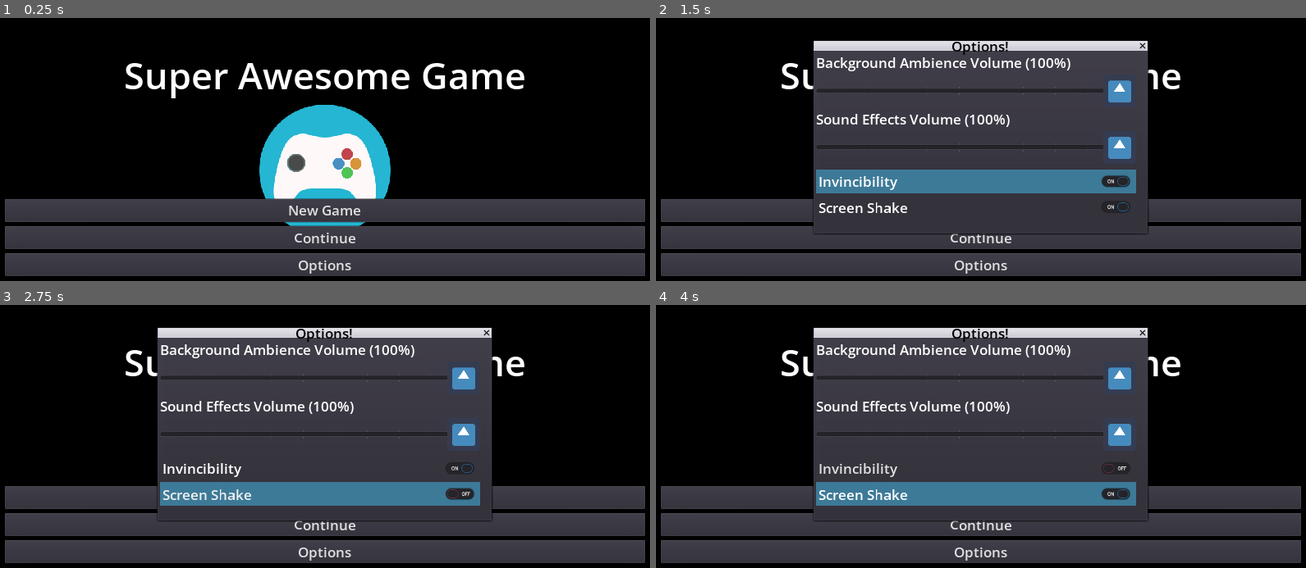
Above: before the commit, frames 1-4 (two rows, left to right).
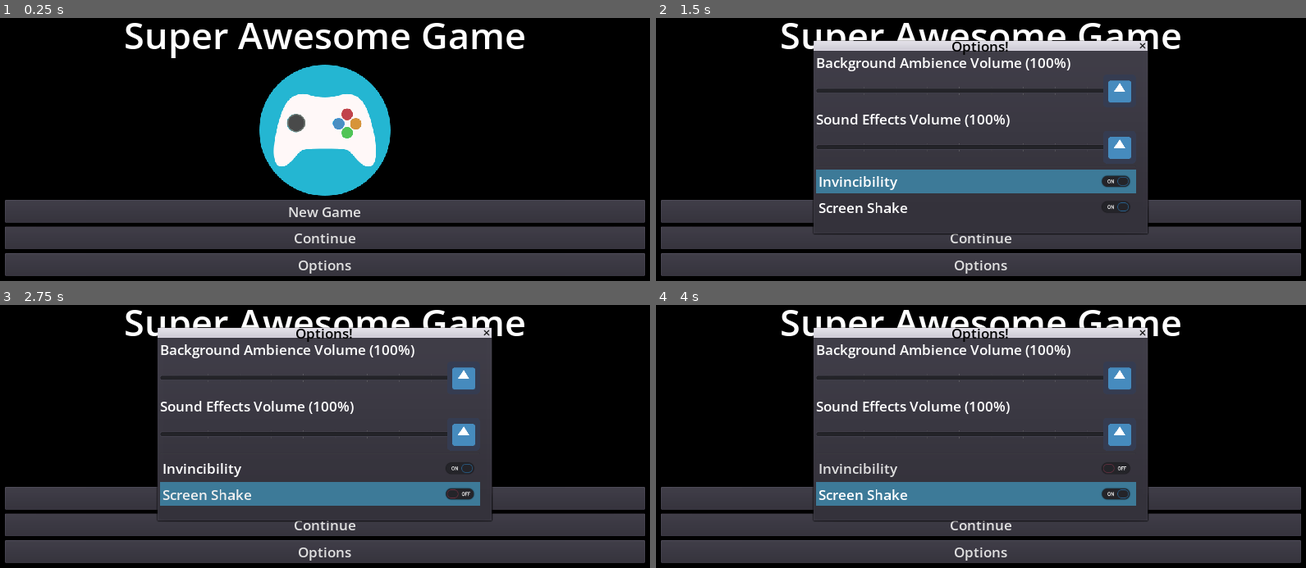
Above: after the commit, the same moments.

Repository: nightblade9/turbo
Game: Godot game, scene res://contexts/pregame/scenes/GameLoaderScene.tscn
The game is run twice, just before and just after one commit, with the same random seed, the same clock (stepped at 60 frames per second) and the same inputs. The engine's default icon, where the game draws it, is replaced by a stand-in: a white triangle on a blue panel in a dark square.
Inputs:
- Up to frame 1 (0.25 s): no input
- Up to frame 2 (1.5 s): click "Options" at 0.5 s; click "Invincibility" at 1.25 s
- Up to frame 3 (2.75 s): click "Screen Shake" at 2 s
- Up to frame 4 (4 s): click "Invincibility" at 2.75 s; click "Screen Shake" at 3.5 s

The runs differ from the first frame. In frame 1, 13% of the frame differs, in the area x 0-100%, y 1-86%; in frame 2, 2.5%; in frame 3, 2.5%; in frame 4, 2.5%.

Commit message:
Refactor: extract and generalize gamepad logic to GamepadNavigator

Diff:
--- a/source/contexts/pregame/scenes/TitleScene.gd
+++ b/source/contexts/pregame/scenes/TitleScene.gd
@@ -1,14 +1,11 @@
 extends Control
 
-const JoypadNavigator = preload("res://scripts/JoypadNavigator.gd")
+const JoypadNavigator = preload("res://scripts/GamepadNavigator.gd")
 const OptionsDialog = preload("res://contexts/options/OptionsDialog.tscn")
 
-onready var _buttons = $MarginContainer/VBoxContainer/Buttons.get_children()
 var _joypad_navigator = JoypadNavigator.new()
 
-# Used for joypad input; link buttons with up/down
 func _ready():
-	_joypad_navigator.initialize(_buttons)
 	add_child(_joypad_navigator)
 
 func _on_OptionsButton_pressed() -> void:
--- a/source/contexts/pregame/scenes/TitleScene.tscn
+++ b/source/contexts/pregame/scenes/TitleScene.tscn
@@ -31,18 +31,18 @@
 alignment = 1
 
 [node name="Label" type="Label" parent="MarginContainer/VBoxContainer"]
-margin_top = 162.0
+margin_top = 83.0
 margin_right = 1248.0
-margin_bottom = 261.0
+margin_bottom = 182.0
 custom_fonts/font = ExtResource( 2 )
 text = "Super Awesome Game"
 align = 1
 valign = 1
 
 [node name="CenterContainer" type="CenterContainer" parent="MarginContainer/VBoxContainer"]
-margin_top = 269.0
+margin_top = 190.0
 margin_right = 1248.0
-margin_bottom = 525.0
+margin_bottom = 446.0
 
 [node name="TextureRect" type="TextureRect" parent="MarginContainer/VBoxContainer/CenterContainer"]
 margin_left = 496.0
@@ -50,27 +50,22 @@
 margin_bottom = 256.0
 texture = ExtResource( 1 )
 
-[node name="Buttons" type="Node" parent="MarginContainer/VBoxContainer"]
-
-[node name="NewGameButton" type="Button" parent="MarginContainer/VBoxContainer/Buttons"]
-margin_left = 16.0
-margin_top = 470.0
-margin_right = 1264.0
-margin_bottom = 515.0
+[node name="NewGameButton" type="Button" parent="MarginContainer/VBoxContainer" groups=["GamepadSelectable"]]
+margin_top = 454.0
+margin_right = 1248.0
+margin_bottom = 499.0
 text = "New Game"
 
-[node name="ContinueButton" type="Button" parent="MarginContainer/VBoxContainer/Buttons"]
-margin_left = 16.0
-margin_top = 523.0
-margin_right = 1264.0
-margin_bottom = 568.0
+[node name="ContinueButton" type="Button" parent="MarginContainer/VBoxContainer" groups=["GamepadSelectable"]]
+margin_top = 507.0
+margin_right = 1248.0
+margin_bottom = 552.0
 text = "Continue"
 
-[node name="OptionsButton" type="Button" parent="MarginContainer/VBoxContainer/Buttons"]
-margin_left = 16.0
-margin_top = 576.0
-margin_right = 1264.0
-margin_bottom = 621.0
+[node name="OptionsButton" type="Button" parent="MarginContainer/VBoxContainer" groups=["GamepadSelectable"]]
+margin_top = 560.0
+margin_right = 1248.0
+margin_bottom = 605.0
 text = "Options"
 
-[connection signal="pressed" from="MarginContainer/VBoxContainer/Buttons/OptionsButton" to="." method="_on_OptionsButton_pressed"]
+[connection signal="pressed" from="MarginContainer/VBoxContainer/OptionsButton" to="." method="_on_OptionsButton_pressed"]
--- /dev/null
+++ b/source/scripts/GamepadNavigator.gd
@@ -0,0 +1,31 @@
+"""
+Automagically adds functionality so that you can navigate UI controls with the gamepad.
+For it to work, mark all UI buttons/controls with the group "GamepadSelectable"
+"""
+extends Node
+
+const SELECTABLE_CONTROLS_GROUP_NAME:String = "GamepadSelectable"
+
+var _selected_button_index:int = -1
+var _controls:Array
+
+func _ready():
+	_controls = get_tree().get_nodes_in_group(SELECTABLE_CONTROLS_GROUP_NAME)
+
+	for i in range(len(_controls)):
+		var me:Control = _controls[i]
+		var next:Control = _controls[i + 1] if i < len(_controls) - 1 else _controls[0]
+		var previous:Control = _controls[i - 1] if i > 0 else _controls[len(_controls) - 1]
+
+		me.focus_neighbour_bottom = next.get_path()
+		me.focus_neighbour_top = previous.get_path()
+
+func _unhandled_input(event):
+	if _selected_button_index == -1 and \
+		(
+			(event is InputEventJoypadMotion or event is InputEventJoypadButton) or \
+			(event is InputEventKey)
+		):
+		_selected_button_index = 0
+		var current_button:Control = _controls[_selected_button_index]
+		current_button.grab_focus()
--- a/source/scripts/JoypadNavigator.gd
+++ /dev/null
@@ -1,25 +0,0 @@
-extends Node
-
-var _selected_button_index:int = -1
-var _buttons:Array
-
-func initialize(buttons:Array):
-	_buttons = buttons
-
-	for i in range(len(_buttons)):
-		var me:Button = _buttons[i]
-		var next:Button = _buttons[i + 1] if i < len(_buttons) - 1 else _buttons[0]
-		var previous:Button = _buttons[i - 1] if i > 0 else _buttons[len(_buttons) - 1]
-
-		me.focus_neighbour_bottom = next.get_path()
-		me.focus_neighbour_top = previous.get_path()
-
-func _unhandled_input(event):
-	if _selected_button_index == -1 and \
-		(
-			(event is InputEventJoypadMotion or event is InputEventJoypadButton) or \
-			(event is InputEventKey)
-		):
-		_selected_button_index = 0
-		var current_button:Button = _buttons[_selected_button_index]
-		current_button.grab_focus()
